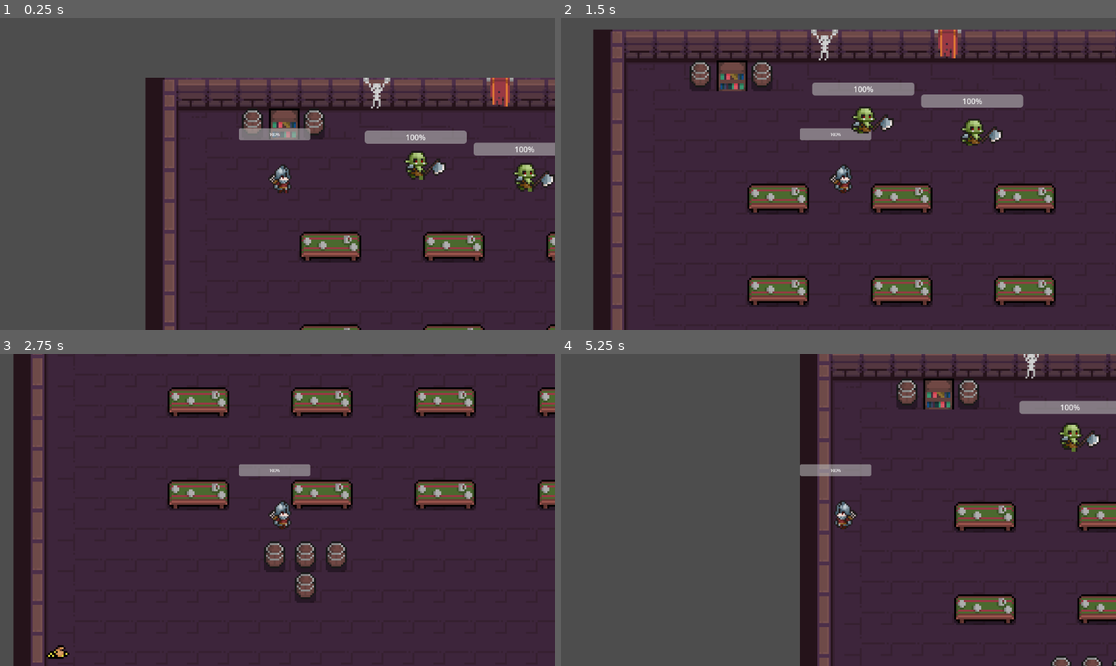
Above: before the commit, frames 1-4 (two rows, left to right).
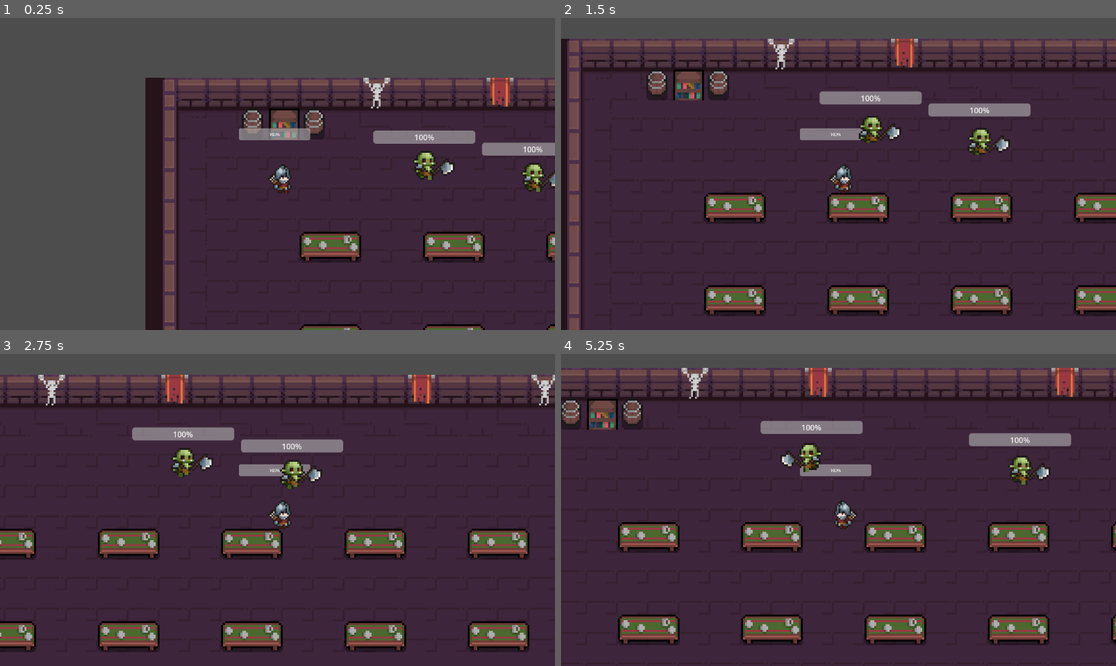
Above: after the commit, the same moments.

Repository: Bruneizer/Proyecto-godot-xddd
Game: Godot game, scene res://Juego/player_map.tscn
Two runs of this game, one before a commit and one after it. Both use one fixed random seed, a clock stepped at 60 frames per second and the inputs below.
Inputs:
- Up to frame 1 (0.25 s): no input
- Up to frame 2 (1.5 s): hold Right (ui_right) 0.53-1.28 s; tap X (atacar) at 0.6, 1.35 s; hold Down (ui_down) from 1.28 s (still down)
- Up to frame 3 (2.75 s): release Down (ui_down) at 2.03 s; hold Right (ui_right) from 2.03 s (still down); tap X (atacar) at 2.1 s
- Up to frame 4 (5.25 s): release Right (ui_right) at 2.78 s; hold Up (ui_up) 2.78-3.53 s; tap X (atacar) every 0.75 s from 2.85 to 5.1 s; hold Left (ui_left) 3.53-5.03 s; hold Down (ui_down) from 5.03 s (still down)

The runs differ from the first frame. In frame 1, 1.3% of the frame differs, in the area x 65-100%, y 36-56%; in frame 2, 33%; in frame 3, 34%; in frame 4, 58%, in the area x 0-100%, y 0-100%.

Commit message:
avanze
hice que el enemigo se mueva a la izquierda o derecha

Diff:
--- a/soulknight/Enemigos/Movimiento.gd
+++ b/soulknight/Enemigos/Movimiento.gd
@@ -1,19 +1,24 @@
 extends CharacterBody2D
 
-const ESQUELETO_RUN = 70  # Velocidad de movimiento del enemigo
+const Orc_run = 70
 
-@onready var player: Node2D = get_node("Heroe")  # Ajusta el path según tu escena
+func _ready():
+	# Inicializa la dirección del movimiento (hacia la derecha en este caso)
+	velocity.x = Orc_run
+	$AnimatedSprite2D.play("moverse")
 
-func _physics_process(delta: float) -> void:
-	if player:
-		# Calcular la dirección hacia el jugador
-		var direction = (player.global_position - global_position).normalized()
-		velocity = direction * ESQUELETO_RUN  # Moverse hacia el jugador
-		move_and_slide()  # Aplicar el movimiento
+func _physics_process(delta):
+	if is_on_wall():
+		# Si está tocando una pared, cambia la dirección del movimiento
+		if !$AnimatedSprite2D.flip_h:
+			velocity.x = -Orc_run  # Mueve hacia la izquierda
+		else:
+			velocity.x = Orc_run  # Mueve hacia la derecha
 
-		# Orientar el sprite hacia el jugador
-		$AnimatedSprite2D.flip_h = direction.x < 0  # Voltea el sprite hacia la dirección correcta
-		$AnimatedSprite2D.play("moverse")  # Reproduce la animación de movimiento
-	else:
-		# Si el jugador no está disponible, detener el movimiento
-		velocity = Vector2.ZERO
+		# Cambia el flip del sprite dependiendo de la dirección
+		if velocity.x < 0:
+			$AnimatedSprite2D.flip_h = true  # Voltea el sprite hacia la izquierda
+		elif velocity.x > 0:
+			$AnimatedSprite2D.flip_h = false  # Voltea el sprite hacia la derecha
+
+	move_and_slide()
